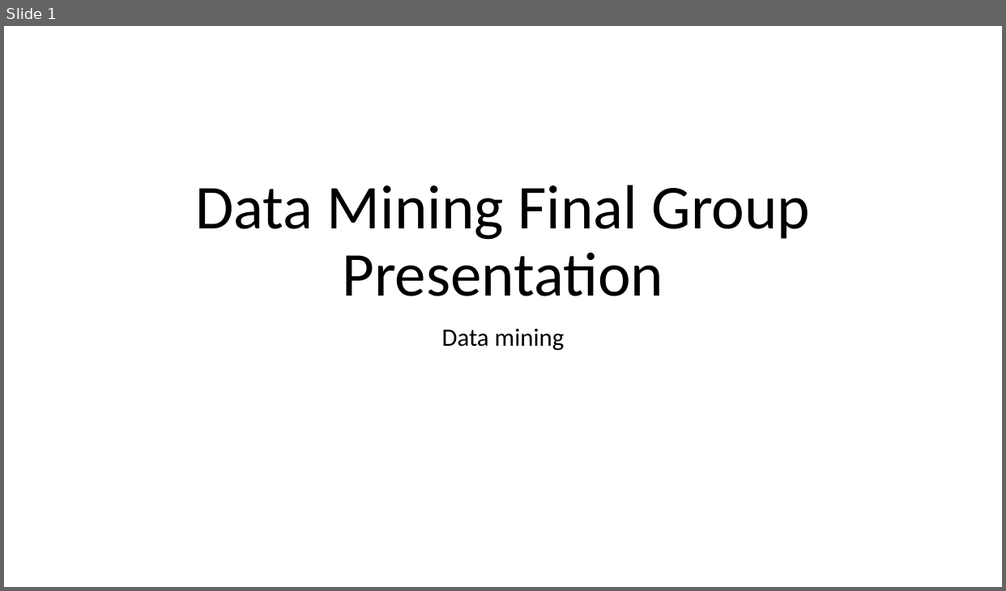
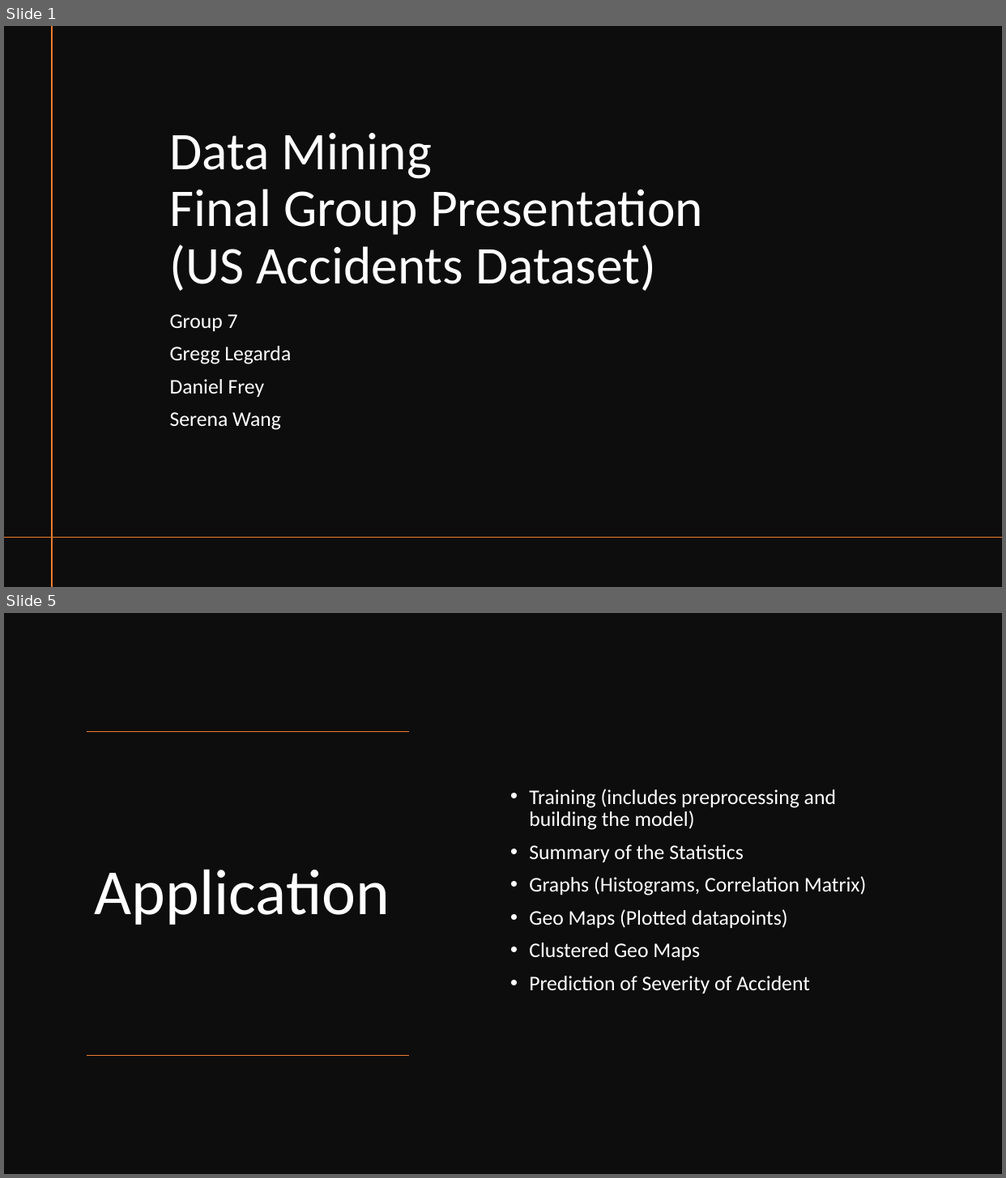
Before and after one commit to gregglegarda/Data-Analysis-and-Visualization-Tool, a slide deck: Final-Group-Presentation/Sample Final Group Presentation(Sve it as PDF).pptx. Shown one above the other, each under a label of ours: slide 1 before the commit, slides 1 and 5 after it; the slides between them are not shown. The pictures are 1006x591 and 1006x1178 pixels, drawn with LibreOffice and Linux fonts; fonts in the diff are those of the drawing. Boxes give left, top, right and bottom in pixels: in the first picture for what was removed or moved away, otherwise in the second. Text is boxed around its words. In the diff, an @@ line names an element or a change of style, - is before the commit and + after.

```diff
--- a/Final-Group-Presentation/Sample Final Group Presentation(Sve it as PDF).pptx
+++ b/Final-Group-Presentation/Sample Final Group Presentation(Sve it as PDF).pptx
@@ slide 5 added at (4,613,1002,1174), background #FFFFFF @@
@@ rectangle added at (4,613,1002,1174), fill #0D0D0D @@
@@ line added from (409, 732) to (87, 732), #ED7D31 1 pt @@
@@ text added at (529,789,866,994), 20 pt, text #FFFFFF @@
+• Training (includes preprocessing and building the model)
+• Summary of the Statistics
+• Graphs (Histograms, Correlation Matrix)
+• Geo Maps (Plotted datapoints)
+• Clustered Geo Maps
+• Prediction of Severity of Accident
@@ title added at (95,869,390,925), 62 pt, text #FFFFFF @@
+Application
@@ line added from (409, 1055) to (87, 1055), #ED7D31 1 pt @@
@@ slide 1 changed as well @@
@@ rectangle added at (4,26,1002,587), fill #0D0D0D @@
@@ line added from (52, 26) to (52, 587), #ED7D31 1 pt @@
@@ title at (170,133,703,291): text changed; size 60 to 51 pt; text colour #000000 to #FFFFFF @@
-Data Mining Final Group Presentation
+Data Mining
+Final Group Presentation
+(US Accidents Dataset)
@@ subtitle at (170,314,291,430): text changed; size 24 to 20 pt; text colour #000000 to #FFFFFF @@
-Data mining
+Group 7
+Gregg Legarda
+Daniel Frey
+Serena Wang
@@ line added from (1002, 538) to (4, 538), #ED7D31 1 pt @@
```
Also in this commit, not shown: 4 other slides added.
